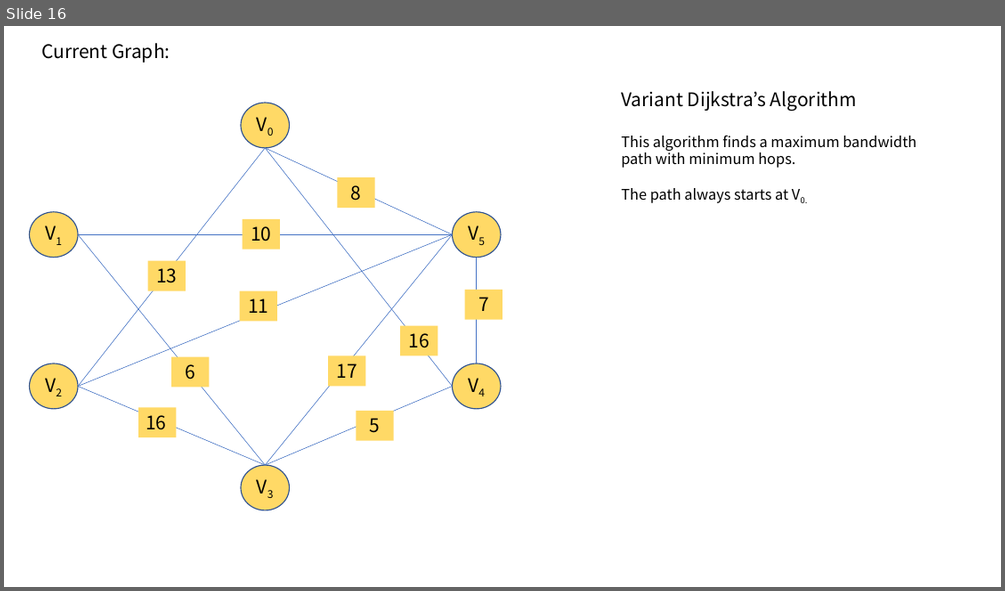
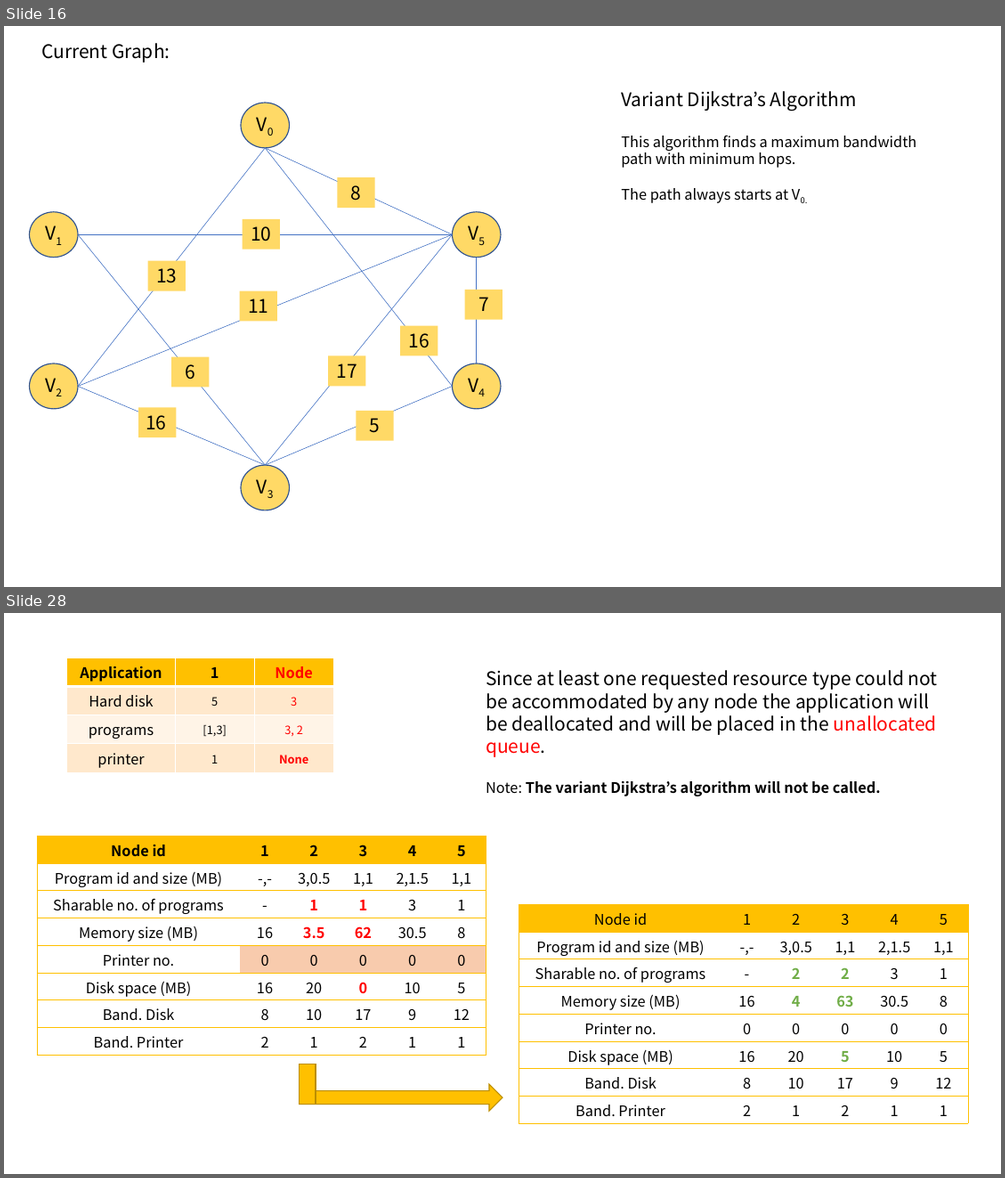
Before and after one commit to revhea2/priority-based-resource-allocation, a slide deck: final_presentation.pptx. Shown one above the other, each under a label of ours: slide 16 before the commit, slides 16 and 28 after it; the slides between them are not shown. The pictures are 1005x591 and 1005x1178 pixels, drawn with LibreOffice and Linux fonts; fonts in the diff are those of the drawing. Boxes give left, top, right and bottom in pixels: in the first picture for what was removed or moved away, otherwise in the second. Text is boxed around its words. In the diff, an @@ line names an element or a change of style, - is before the commit and + after.

```diff
--- a/final_presentation.pptx
+++ b/final_presentation.pptx
@@ slide 28 added at [4,613,1001,1174], background #FFFFFF @@
@@ table added at [67,657,334,771], 4 rows, 3 columns @@
+Application | 1 | Node
+Hard disk | 5 | 3
+programs | [1,3] | 3, 2
+printer | 1 | None
@@ text added at [485,670,938,757], 18 pt, text #000000 @@
+Since at least one requested resource type could not be accommodated by any node the application will be deallocated and will be placed in the unallocated queue.
@@ text added at [485,781,881,796], 14 pt, text #000000, bold @@
+Note: The variant Dijkstra’s algorithm will not be called.
@@ table added at [37,835,487,1055], 8 rows, 6 columns @@
+Node id | 1 | 2 | 3 | 4 | 5
+Program id and size (MB) | -,- | 3,0.5 | 1,1 | 2,1.5 | 1,1
+Sharable no. of programs | - | 1 | 1 | 3 | 1
+Memory size (MB) | 16 | 3.5 | 62 | 30.5 | 8
+Printer no. | 0 | 0 | 0 | 0 | 0
+Disk space (MB) | 16 | 20 | 0 | 10 | 5
+Band. Disk | 8 | 10 | 17 | 9 | 12
+Band. Printer | 2 | 1 | 2 | 1 | 1
@@ table added at [519,904,970,1123], 8 rows, 6 columns @@
+Node id | 1 | 2 | 3 | 4 | 5
+Program id and size (MB) | -,- | 3,0.5 | 1,1 | 2,1.5 | 1,1
+Sharable no. of programs | - | 2 | 2 | 3 | 1
+Memory size (MB) | 16 | 4 | 63 | 30.5 | 8
+Printer no. | 0 | 0 | 0 | 0 | 0
+Disk space (MB) | 16 | 20 | 5 | 10 | 5
+Band. Disk | 8 | 10 | 17 | 9 | 12
+Band. Printer | 2 | 1 | 2 | 1 | 1
@@ rectangle added at [299,1064,316,1104], fill #FFC000, outline #BD8E00 1 pt @@
@@ right arrow added at [299,1084,502,1111], fill #FFC000, outline #BD8E00 1 pt @@
```
Also in this commit, not shown: 2 slides changed, 13 other slides added, 2 other files.
